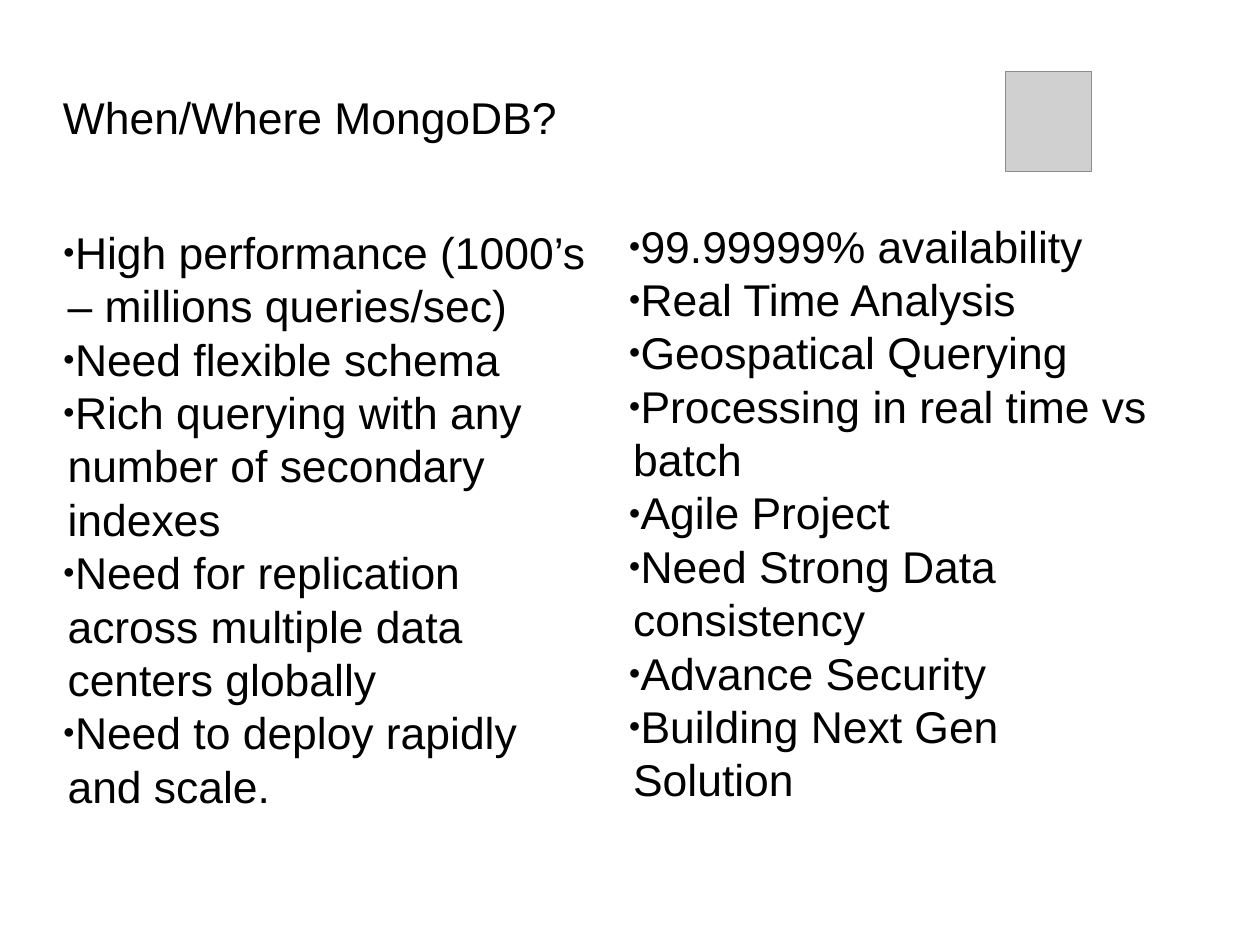
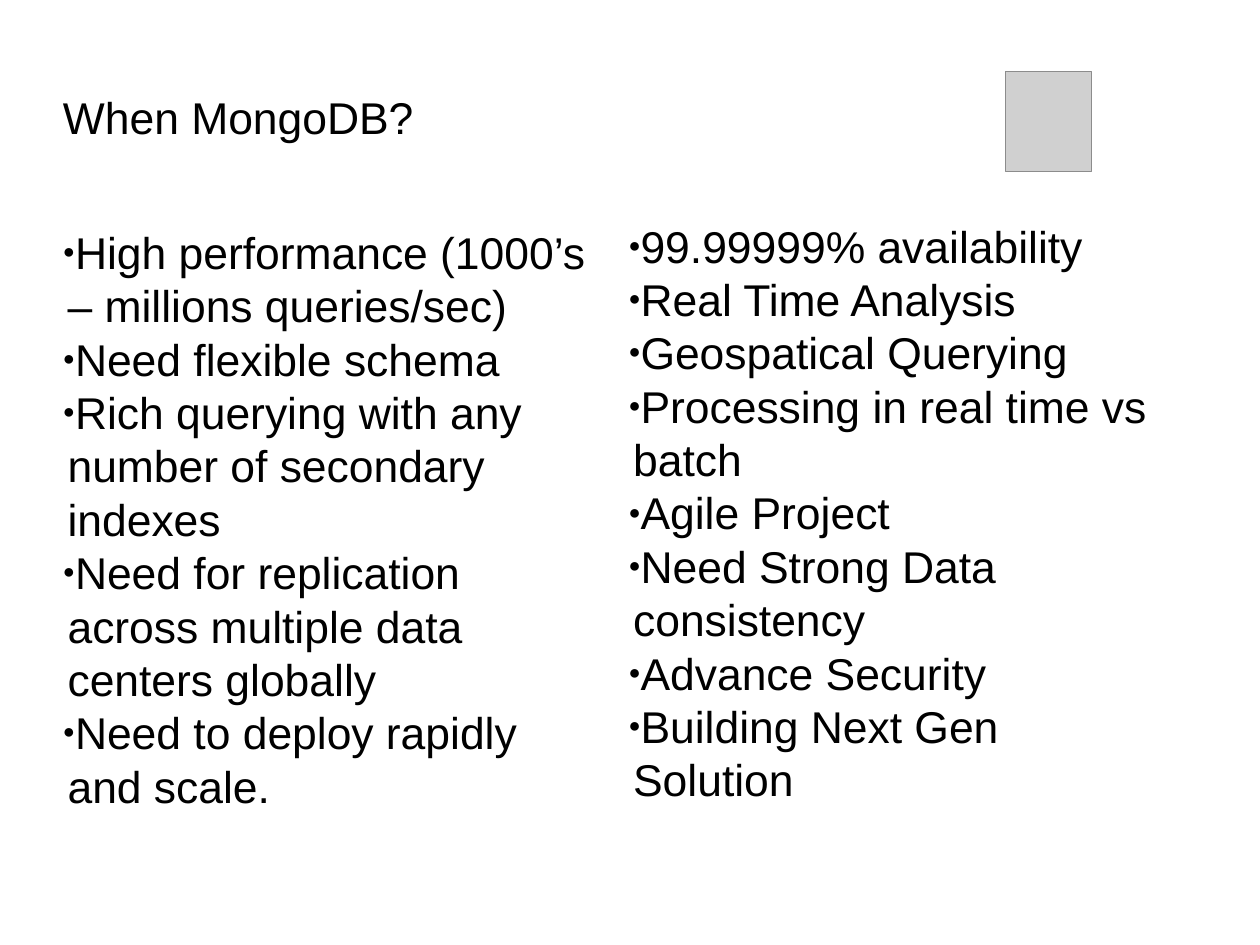
Before and after one commit to Bhakti/mongo_session, a slide deck: slide 7 of MongoDB_Session.odp. Drawn at 1260x945 pixels with LibreOffice and Linux fonts; fonts in the diff are those of the drawing; grey boxes stand for pictures; background and template pictures are left out. Boxes give left, top, right and bottom in pixels: in the first picture for what was removed or moved away, otherwise in the second. Text is boxed around its words. In the diff, an @@ line names an element or a change of style, - is before the commit and + after.

```diff
--- a/MongoDB_Session.odp
+++ b/MongoDB_Session.odp
@@ title at (63, 101, 413, 144): text changed @@
-When/Where MongoDB?
+When MongoDB?
```
Also in this commit, not shown: 2 other slides changed, 5 other files.
